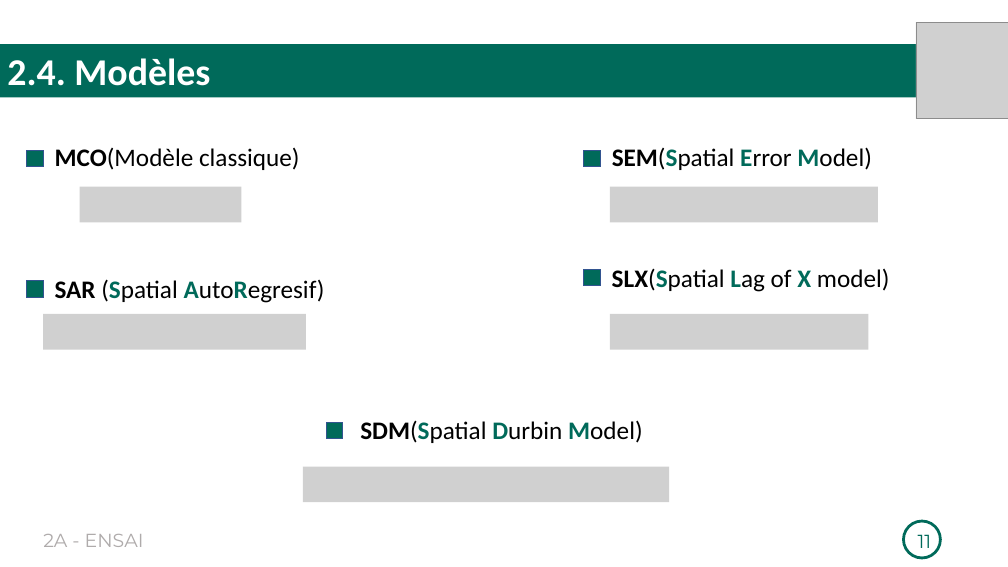
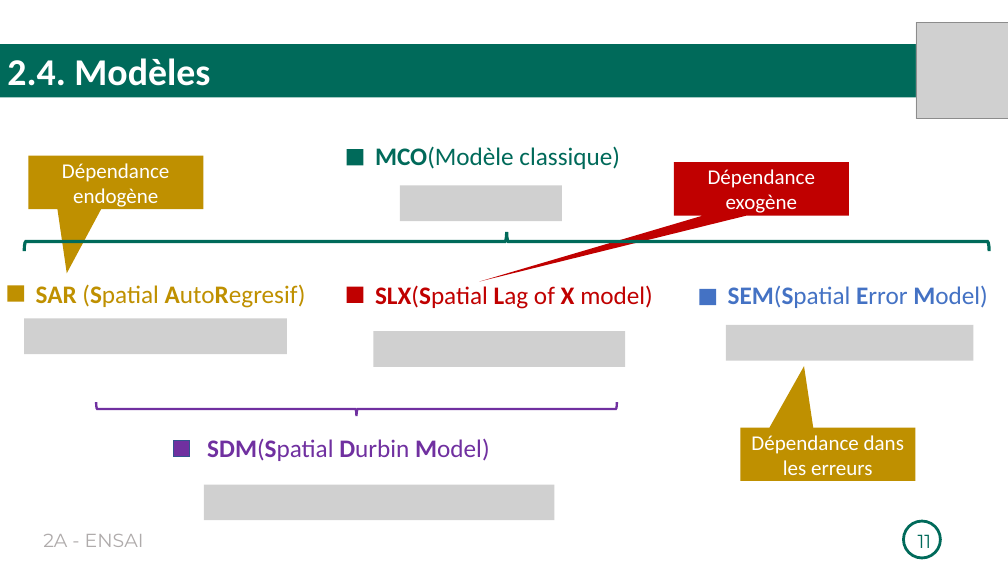
Before and after one commit to Richard-GOZAN/Projet-Stat-2A-Ensai, a slide deck: slide 11 of Présentation/Soutenance_Groupe25.pptx. Drawn at 1008x567 pixels with LibreOffice and Linux fonts; fonts in the diff are those of the drawing; grey boxes stand for pictures. Boxes give left, top, right and bottom in pixels: in the first picture for what was removed or moved away, otherwise in the second. Text is boxed around its words. In the diff, an @@ line names an element or a change of style, - is before the commit and + after.

```diff
--- a/Présentation/Soutenance_Groupe25.pptx
+++ b/Présentation/Soutenance_Groupe25.pptx
@@ rectangle: place and size @@
-rectangle at (26,150,43,167)
+rectangle at (347,149,364,166)
@@ rectangle at (347,149,364,166): outline #325491 1 pt to none @@
@@ text "MCO(Modèle classique)": place and size @@
-text "MCO(Modèle classique)" at (55,148,300,170)
+text "MCO(Modèle classique)" at (375,146,620,169)
@@ text "MCO(Modèle classique)" at (375,146,620,169): text colour #000000 to #006A5A @@
@@ speech box added at (28,156,203,209), fill #BF9000, 20 pt, text #FFFFFF @@
+Dépendance endogène
@@ speech box added at (674,162,848,216), fill #C00000, 20 pt, text #FFFFFF @@
+Dépendance exogène
@@ picture removed at (79,187,241,222) @@
@@ picture added at (400,185,562,221) @@
@@ picture removed at (610,187,879,222) @@
@@ left brace added at (24,232,989,251), outline #006A5A 3 pt @@
@@ 1 text, 1 picture, 1 rectangle: place and size @@
-1 text, 1 picture, 1 rectangle at (26,279,325,349)
+1 text, 1 picture, 1 rectangle at (8,284,306,354)
@@ rectangle at (8,285,24,302): fill #006A5A to #BF9000; outline #325491 1 pt to none @@
@@ text "SAR (Spatial AutoRegresif)" at (36,284,306,308): text colour #000000 to #BF9000 in "SAR (Spatial AutoRegresif)"; text colour #006A5A to #BF9000 in "(Spatial AutoRegresif)" @@
@@ rectangle: place and size @@
-rectangle at (584,269,600,286)
+rectangle at (347,287,364,303)
@@ rectangle at (347,287,364,303): fill #006A5A to #C00000; outline #325491 1 pt to none @@
@@ text "SLX(Spatial Lag of X model)": place and size @@
-text "SLX(Spatial Lag of X model)" at (612,268,890,292)
+text "SLX(Spatial Lag of X model)" at (375,285,653,309)
@@ text "SLX(Spatial Lag of X model)" at (375,285,653,309): text colour #000000 to #C00000 in "SLX(Spatial Lag of model)"; text colour #006A5A to #C00000 in "SLX(Spatial Lag X" @@
@@ rectangle: place and size @@
-rectangle at (584,150,600,167)
+rectangle at (699,289,716,306)
@@ rectangle at (699,289,716,306): fill #006A5A to #4472C4; outline #325491 1 pt to none @@
@@ text "SEM(Spatial Error Model)": place and size @@
-text "SEM(Spatial Error Model)" at (612,147,871,170)
+text "SEM(Spatial Error Model)" at (728,286,987,308)
@@ text "SEM(Spatial Error Model)" at (728,286,987,308): text colour #000000 to #4472C4, text colour #006A5A to #4472C4 in "SEM(Spatial Error Model)" @@
@@ picture removed at (610,314,869,349) @@
@@ picture added at (726,325,973,361) @@
@@ picture added at (374,331,625,367) @@
@@ left brace added at (96,403,617,416), outline #7030A0 2.25 pt @@
@@ rectangle: place and size @@
-rectangle at (326,423,343,439)
+rectangle at (173,441,190,457)
@@ rectangle at (173,441,190,457): fill #006A5A to #7030A0 @@
@@ text "SDM(Spatial Durbin Model)": place and size @@
-text "SDM(Spatial Durbin Model)" at (360,420,642,443)
+text "SDM(Spatial Durbin Model)" at (207,438,489,461)
@@ text "SDM(Spatial Durbin Model)" at (207,438,489,461): text colour #000000 to #7030A0, text colour #006A5A to #7030A0 in "SDM(Spatial Durbin Model)" @@
@@ speech box added at (740,428,915,482), fill #BF9000, 20 pt, text #FFFFFF @@
+Dépendance dans les erreurs
@@ picture: place and size @@
-picture at (303,467,670,502)
+picture at (204,485,555,520)
```
Also in this commit, not shown: 4 other slides changed, 1 slide added, 1 slide removed, 1 other file.
